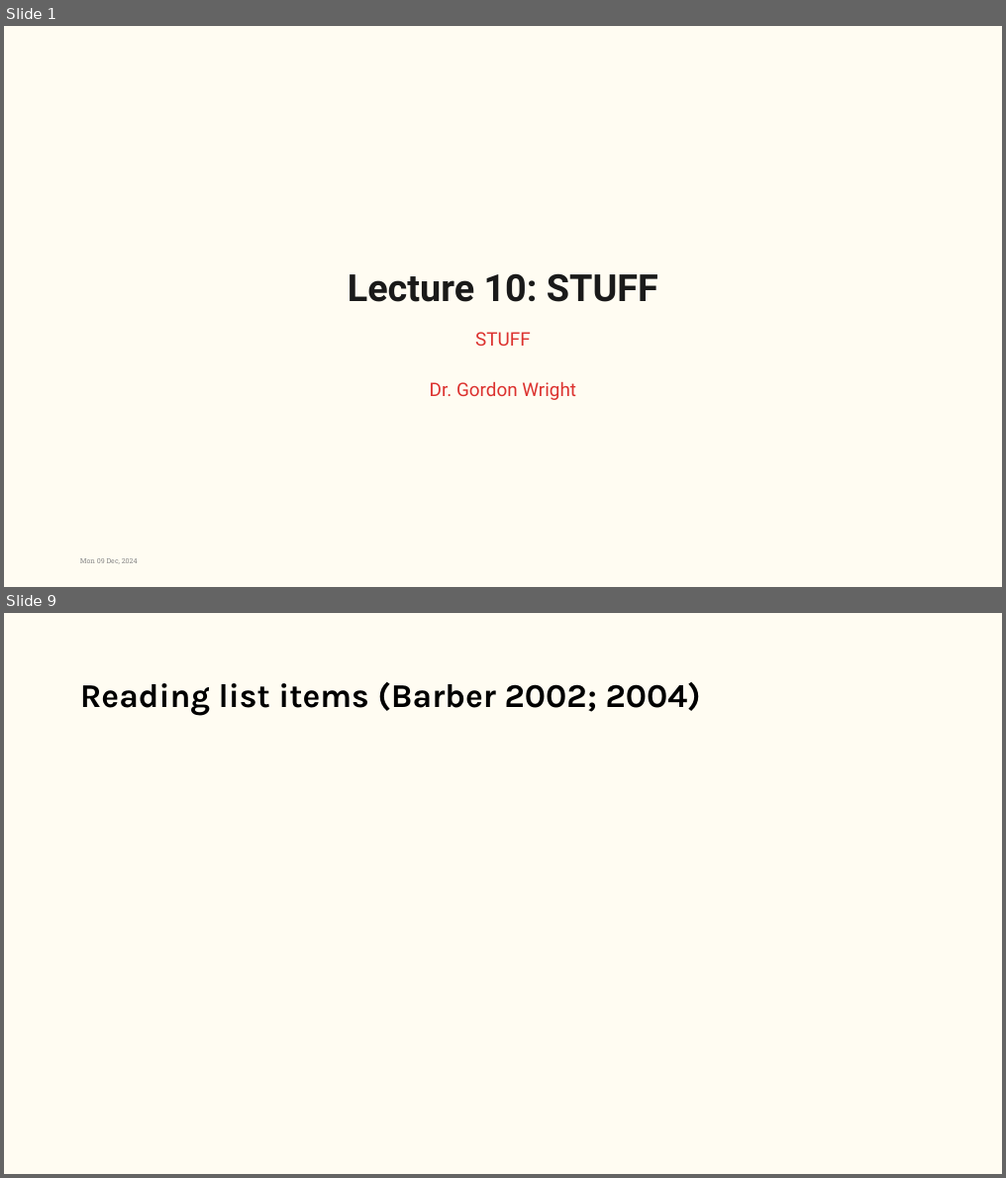
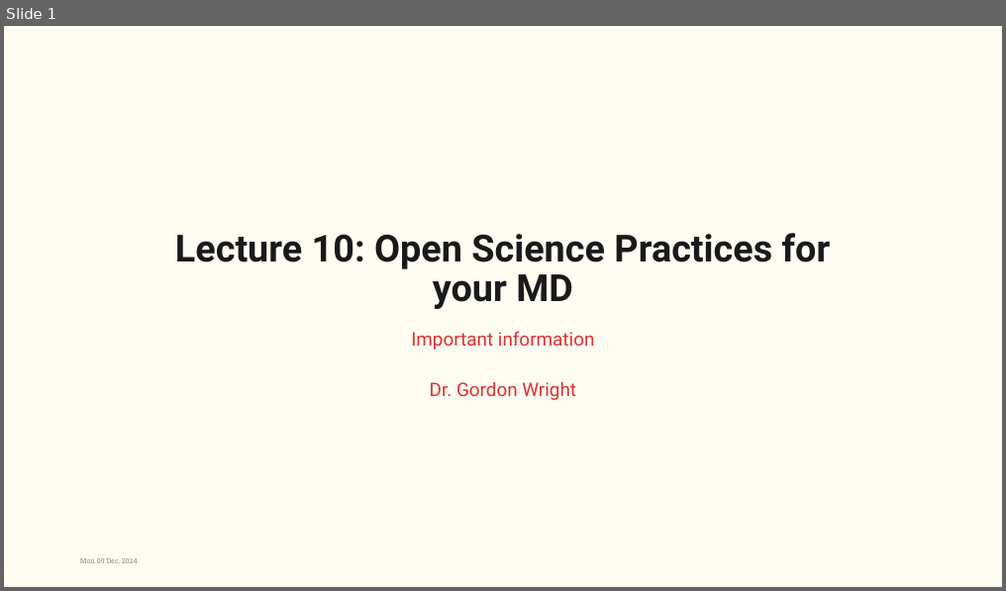
Before and after one commit to LittleMonkeyLab/PS52007Dslides, a slide deck: week10/lecture.pptx. Shown one above the other, each under a label of ours: slides 1 and 9 before the commit, slide 1 after it; the slides between them are not shown. The pictures are 1006x1178 and 1006x591 pixels, drawn with LibreOffice and Linux fonts; fonts in the diff are those of the drawing; background and template pictures are left out. Boxes give left, top, right and bottom in pixels: in the first picture for what was removed or moved away, otherwise in the second. Text is boxed around its words. In the diff, an @@ line names an element or a change of style, - is before the commit and + after.

```diff
--- a/week10/lecture.pptx
+++ b/week10/lecture.pptx
@@ slide 9 removed at (4, 613, 1002, 1174), background #FFFCF2 @@
@@ title removed at (80, 682, 701, 716) @@
-Reading list items (Barber 2002; 2004)
@@ slide 1 changed as well @@
@@ title at (175, 233, 831, 309): text changed @@
-Lecture 10: STUFF
+Lecture 10: Open Science Practices for your MD
@@ subtitle at (411, 331, 595, 400): text changed @@
-STUFF
-Dr. Gordon Wright
+Important information
+Dr. Gordon Wright
```
Also in this commit, not shown: 7 slides added, 19 other slides removed, 45 other files.
